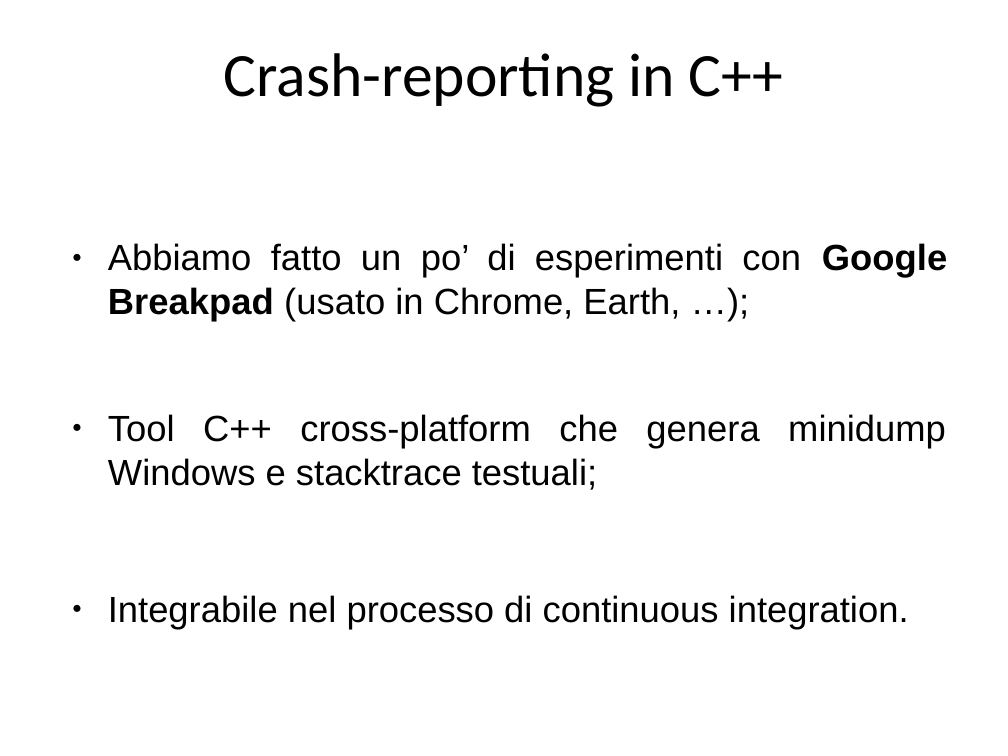
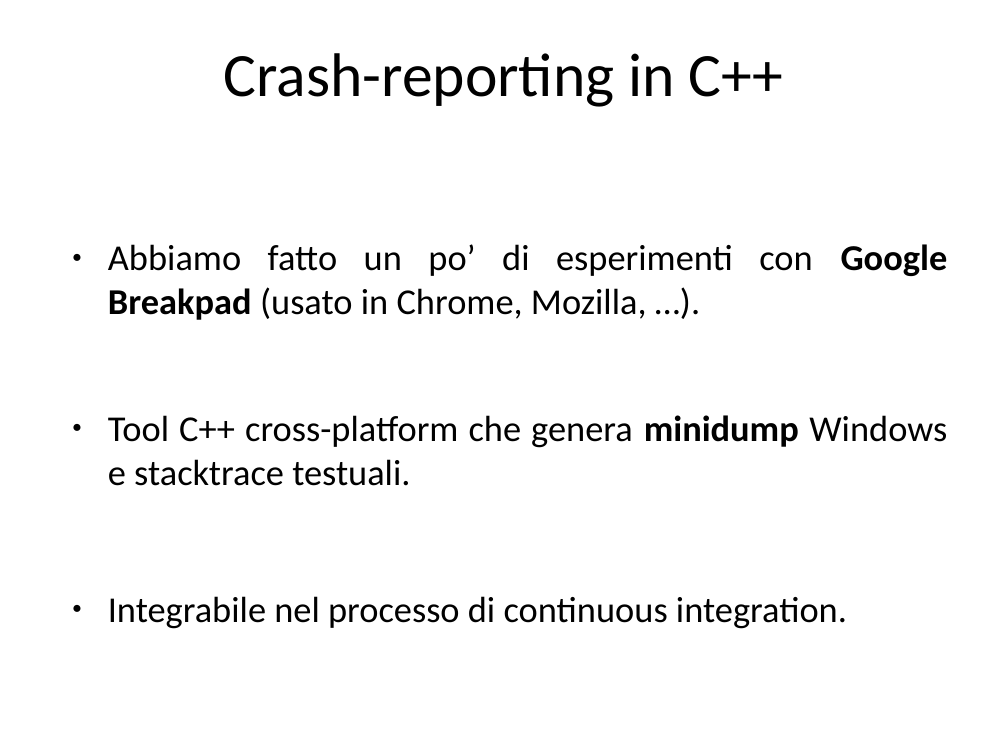
Before and after one commit to guidop/IAD13, a slide deck: slide 45 of La salute del software.odp (slide 46 before the commit). Drawn at 1008x756 pixels with LibreOffice and Linux fonts; fonts in the diff are those of the drawing. Boxes give left, top, right and bottom in pixels: in the first picture for what was removed or moved away, otherwise in the second. Text is boxed around its words. In the diff, an @@ line names an element or a change of style, - is before the commit and + after.

```diff
--- a/La salute del software.odp
+++ b/La salute del software.odp
@@ text at [108, 244, 948, 486]: text changed; font Arial to Calibri @@
-● Abbiamo fatto un po’ di esperimenti con Google Breakpad (usato in Chrome, Earth, …);
-● Tool C++ cross-platform che genera minidump Windows e stacktrace testuali;
+● Abbiamo fatto un po’ di esperimenti con Google Breakpad (usato in Chrome, Mozilla, …).
+● Tool C++ cross-platform che genera minidump Windows e stacktrace testuali.
@@ text at [108, 596, 847, 629]: font Arial to Calibri in "Integrabile nel processo di continuous integration." @@
```
Also in this commit, not shown: 39 other slides changed, 5 slides added, 3 slides removed.
